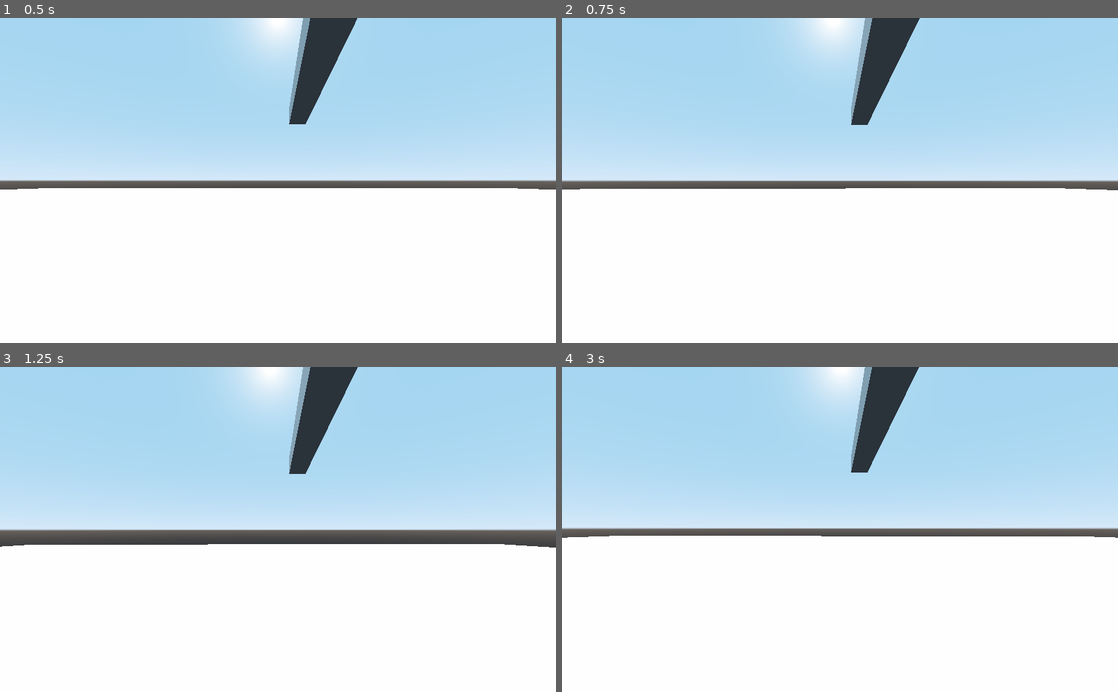
Above: before the commit, frames 1-4 (two rows, left to right).
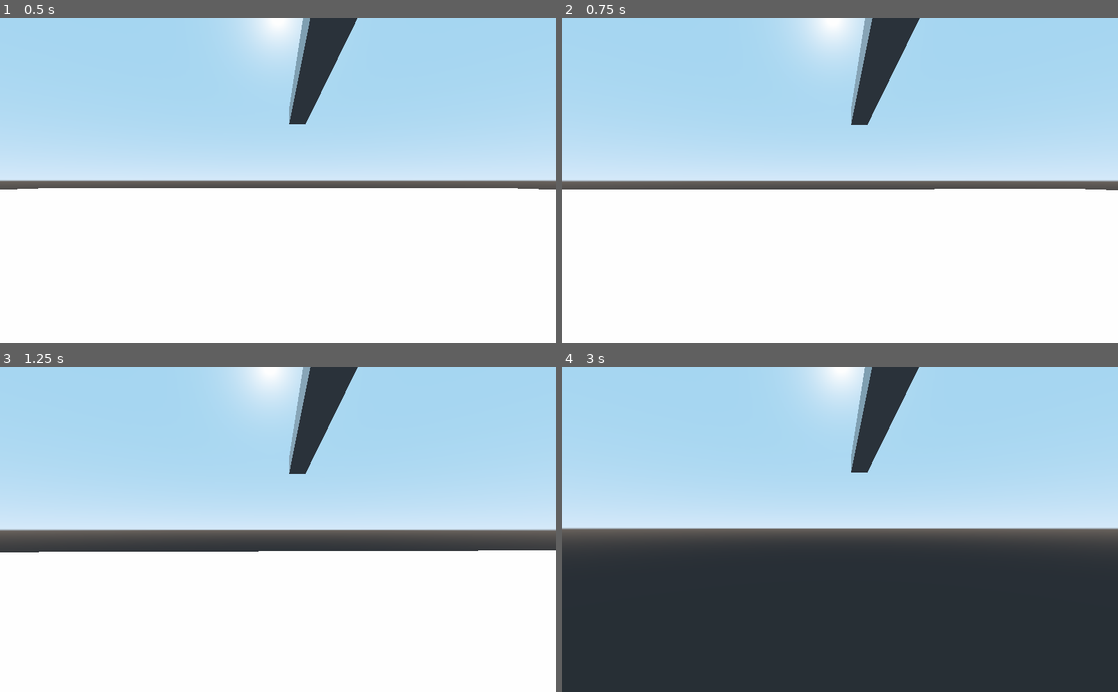
Above: after the commit, the same moments.

Repository: NickCheng0921/curveshot
Game: Godot game, scene res://Main.tscn
Two runs of this game, one before a commit and one after it. Both use one fixed random seed, a clock stepped at 60 frames per second and the inputs below.
Inputs (mouse positions are in pixels of both pictures, inside the frame that each line leads up to):
- Up to frame 1 (0.5 s): no input
- Up to frame 2 (0.75 s): move the mouse to (867, 180) at 0.52 s; hold W (move_forward) from 0.53 s (still down)
- Up to frame 3 (1.25 s): keep holding W (move_forward); tap Space (jump) at 0.77 s
- Up to frame 4 (3 s): keep holding W (move_forward); move the mouse to (812, 529) at 1.27 s; tap Space (jump) at 1.52 s; move the mouse to (851, 523) at 2.02 s; move the mouse to (834, 536) at 2.77 s

Frame 1 is identical in both runs. In frame 2, 0.2% of the frame differs, in the area x 3-98%, y 52-53%; in frame 3, 2.1%; in frame 4, 48%, in the area x 0-100%, y 51-100%.

Commit message:
Player now moves in correct direction when looking around with mouse

Diff:
--- a/3dDemo/Player.gd
+++ b/3dDemo/Player.gd
@@ -9,7 +9,7 @@
 export var SMOOTHNESS := 10.0
 
 onready var camera = $Camera
-onready var Pivot = $Pivot
+#onready var Pivot = $Pivot
 var camera_input : Vector2
 var rotation_velocity : Vector2
 var y_rotation = 0
@@ -27,10 +27,16 @@
 
 #called every frame
 var i := 1
+var y_axis := Vector3(0, 1, 0)
+var global_y_degree := 0.0
 func _physics_process(delta):
+	if(i >= 40):
+		i = 0
+	else:
+		i += 1
 	# We create a local variable to store the input direction.
 	var direction = Vector3.ZERO
-	var global_y_degree = deg2rad(global_transform.basis.get_euler()[1])
+	global_y_degree = (global_transform.basis.get_euler()[1])
 
 	# We check for each move input and update the direction accordingly.
 	if Input.is_action_pressed("move_right"):
@@ -66,9 +72,5 @@
 	# Moving the character
 	if is_on_floor() and Input.is_action_just_pressed("jump"):
 		velocity.y += jump_impulse
-	#print("velocity: ", velocity)
-	print(velocity.x, " ", velocity.z)
-	velocity.x *= -cos(global_y_degree)
-	velocity.z *= sin(global_y_degree)
-	print("    ", velocity.x, " ", velocity.z)
+	velocity = velocity.rotated(y_axis, global_y_degree)
 	velocity = move_and_slide(velocity, Vector3.UP)
